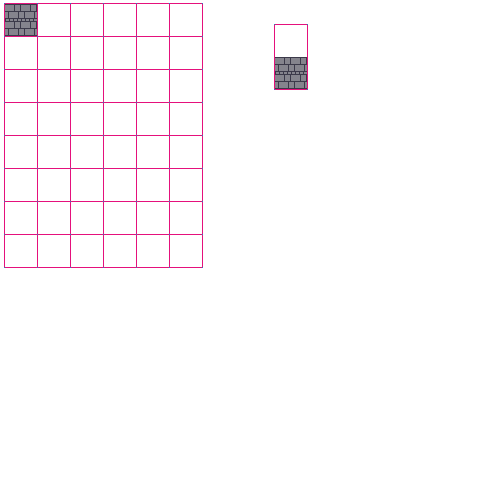
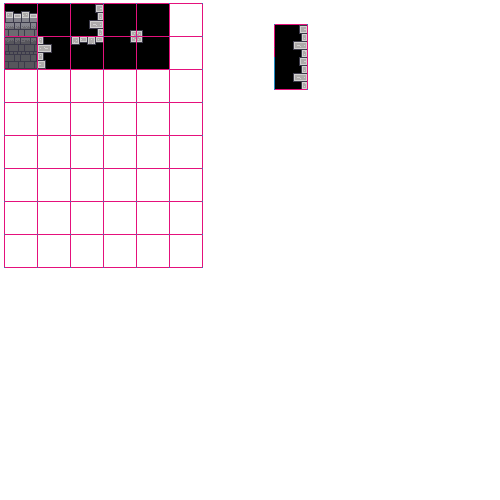
Layer changes from the first w=500, h=500 image to the second:
removed layer "Calque 2 Fusionnés" over [5, 4, 307, 89]
painted on "Calque 1" over [5, 4, 307, 89]
